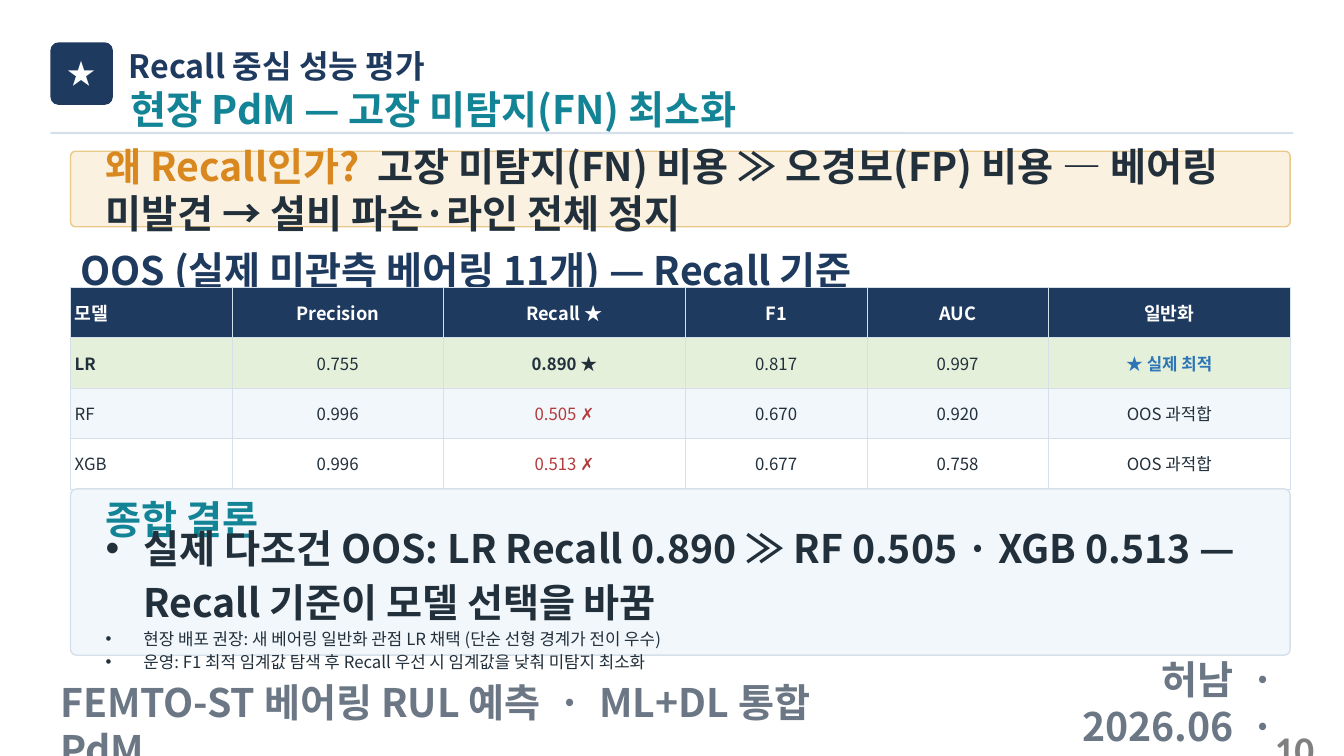
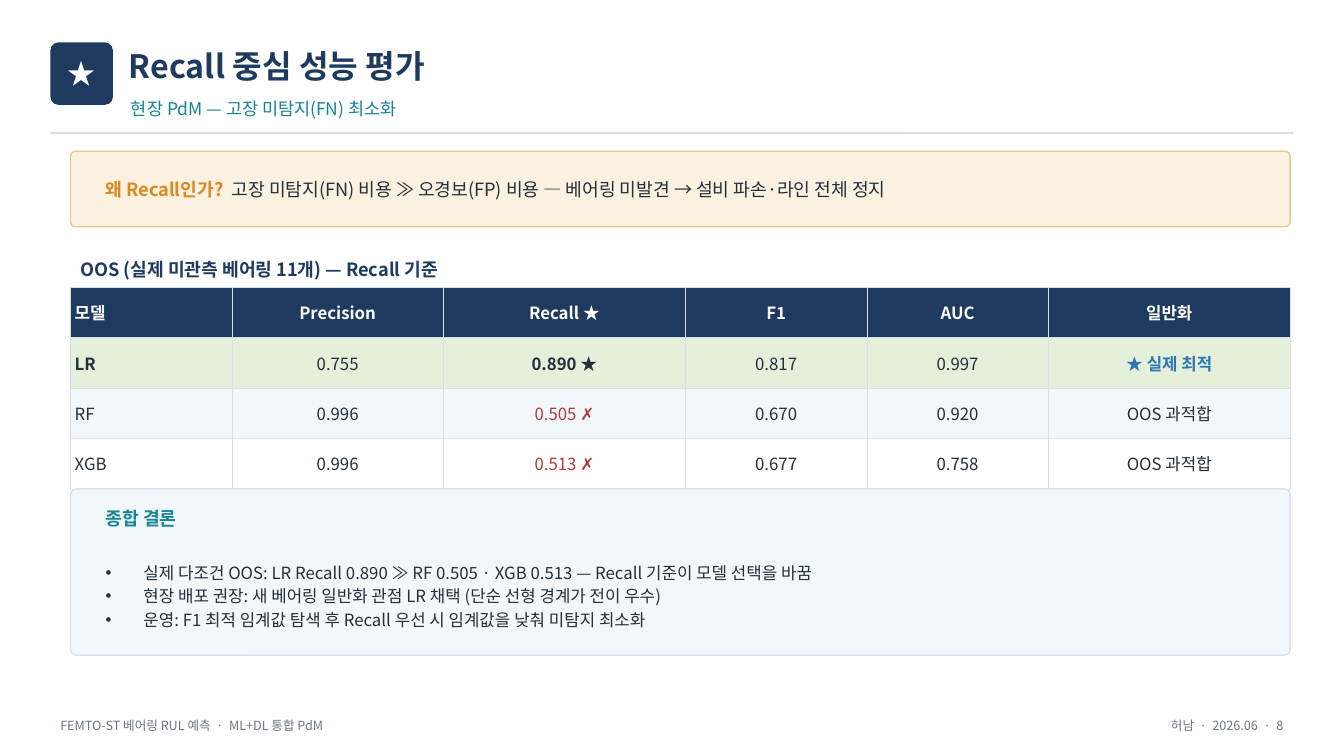
Before and after one commit to vapsnamheo-dev/AISOURCE, a slide deck: slide 10 of Homework/DL_FactoryAutomation/산출물/딥러닝_FEMTO_RUL_발표자료_v2.pptx. Drawn at 1344x756 pixels with LibreOffice and Linux fonts; fonts in the diff are those of the drawing. Boxes give left, top, right and bottom in pixels: in the first picture for what was removed or moved away, otherwise in the second. Text is boxed around its words. In the diff, an @@ line names an element or a change of style, - is before the commit and + after.

```diff
--- a/Homework/DL_FactoryAutomation/산출물/딥러닝_FEMTO_RUL_발표자료_v2.pptx
+++ b/Homework/DL_FactoryAutomation/산출물/딥러닝_FEMTO_RUL_발표자료_v2.pptx
@@ text "현장 PdM — 고장 미탐지(FN) ..." at <box>131,100,396,119</box>: size 28 to 12.5 pt, bold off @@
@@ text "왜 Recall인가? 고장 미탐지(FN) 비용 ..." at <box>106,180,885,200</box>: size 28 to 13 pt; bold off in "고장 미탐지(FN) 비용 ≫ 오경보(FP) 비용 — ..." @@
@@ text "OOS (실제 미관측 베어링 11개) ..." at <box>80,260,438,280</box>: size 28 to 13 pt @@
@@ table at <box>71,287,1291,476</box> @@
@@ size 13 to 12 pt in "모델", "Precision", "Recall ★", "F1" and 2 more places @@
@@ text "종합 결론" at <box>106,509,176,527</box>: size 28 to 13 pt @@
@@ text at <box>143,565,812,581</box>: size 28 to 12 pt, bold off in "실제 다조건 OOS: LR Recall 0.890 ≫ ..." @@
@@ text "FEMTO-ST 베어링 RUL 예측 · ..." at <box>60,719,323,731</box>: size 28 to 9 pt, bold off @@
@@ text "허남 · 2026.06 · 8" at <box>1171,719,1283,731</box>: size 28 to 9 pt, bold off @@
@@ text removed at <box>1245,721,1325,749</box> @@
-10
```
Also in this commit, not shown: 13 other slides changed, 5 slides removed, 2 other files.
